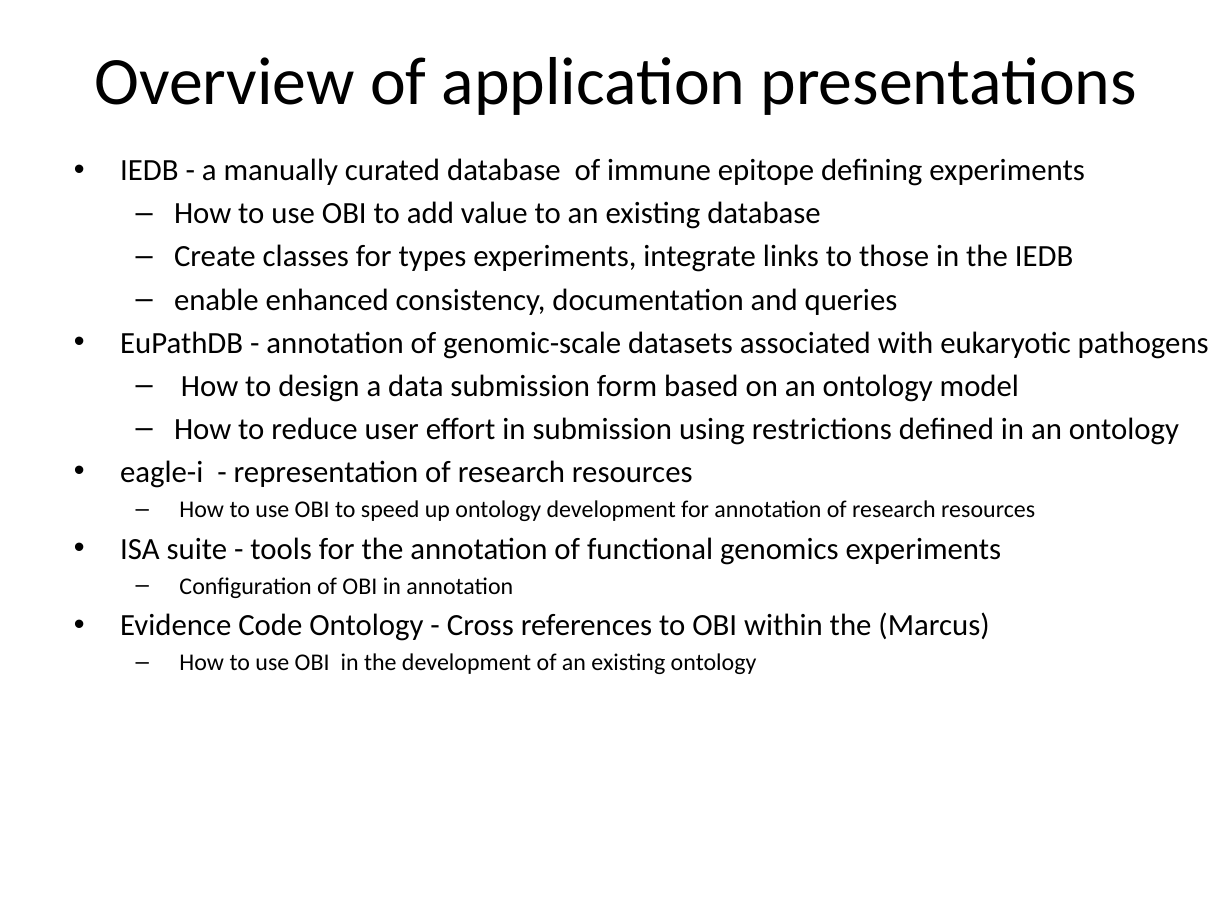
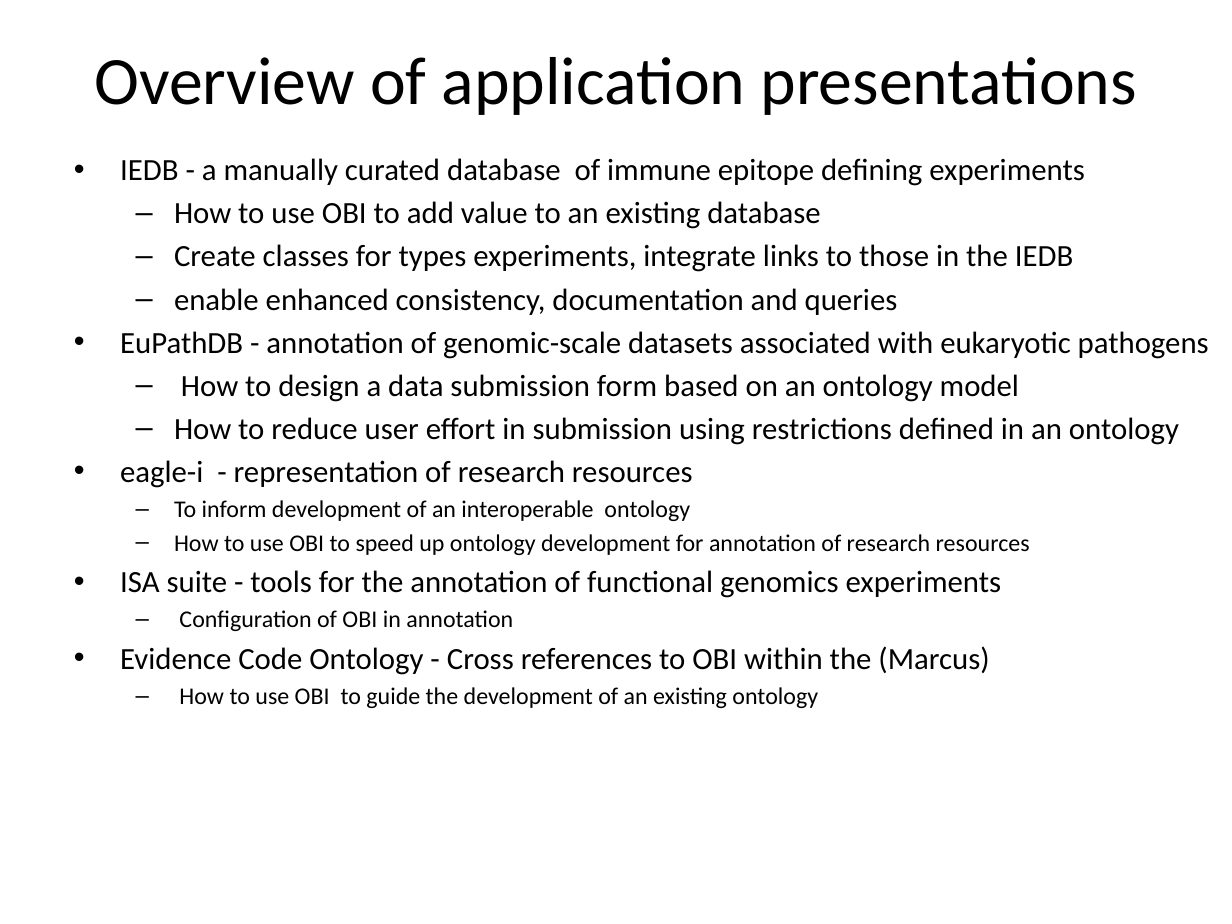
Before and after one commit to obi-ontology/obi-legacy-svn, a slide deck: slide 12 of trunk/docs/presentations/OBI tutorial July 2011 ICBO/OBI overview and IEDB.pptx. Drawn at 1232x924 pixels with LibreOffice and Linux fonts; fonts in the diff are those of the drawing. Boxes give left, top, right and bottom in pixels: in the first picture for what was removed or moved away, otherwise in the second. Text is boxed around its words. In the diff, an @@ line names an element or a change of style, - is before the commit and + after.

```diff
--- a/trunk/docs/presentations/OBI tutorial July 2011 ICBO/OBI overview and IEDB.pptx
+++ b/trunk/docs/presentations/OBI tutorial July 2011 ICBO/OBI overview and IEDB.pptx
@@ text at [174, 500, 690, 521]: paragraph added @@
+  – To inform development of an interoperable ontology
@@ text at [179, 687, 818, 708]: text changed @@
-  – How to use OBI in the development of an existing ontology
+  – How to use OBI to guide the development of an existing ontology
```
Also in this commit, not shown: 3 other slides changed, 2 slides added.
